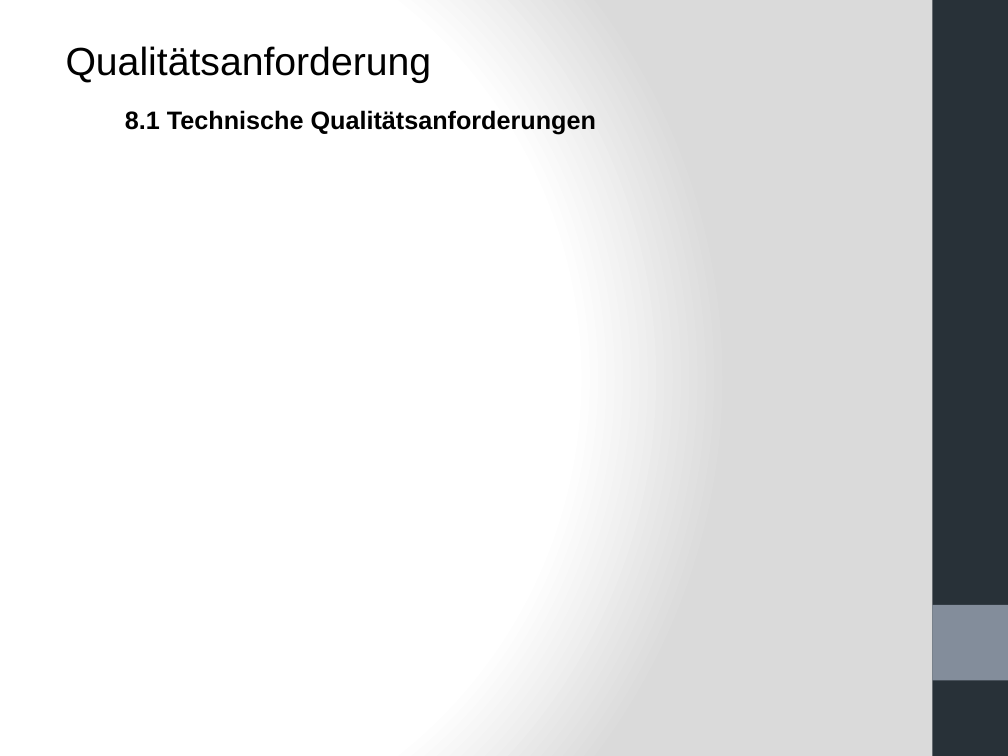
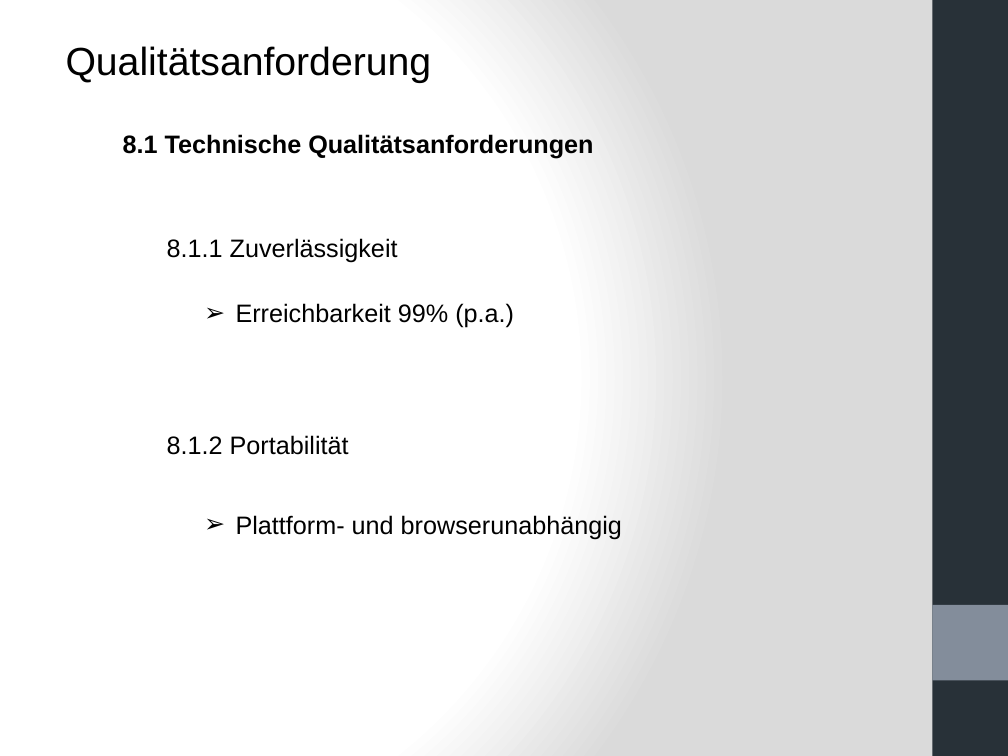
Before and after one commit to mjamaleddine/crowd-innovation, a slide deck: slide 32 of Meilenstein_3/Meilenstein3 - Pr.pptx. Drawn at 1008x756 pixels with LibreOffice and Linux fonts; fonts in the diff are those of the drawing. Boxes give left, top, right and bottom in pixels: in the first picture for what was removed or moved away, otherwise in the second. Text is boxed around its words. In the diff, an @@ line names an element or a change of style, - is before the commit and + after.

```diff
--- a/Meilenstein_3/Meilenstein3 - Pr.pptx
+++ b/Meilenstein_3/Meilenstein3 - Pr.pptx
@@ text "8.1 Technische Qualitätsanforderungen": place and size @@
-text "8.1 Technische Qualitätsanforderungen" at (125, 110, 596, 134)
+text "8.1 Technische Qualitätsanforderungen" at (123, 134, 593, 158)
@@ text added at (167, 238, 398, 263), 18 pt, text #000000 @@
+8.1.1 Zuverlässigkeit
@@ text added at (236, 303, 514, 328), 18 pt, text #000000 @@
+➢ Erreichbarkeit 99% (p.a.)
@@ text added at (167, 435, 349, 455), 18 pt, text #000000 @@
+8.1.2 Portabilität
@@ text added at (236, 515, 622, 539), 18 pt, text #000000 @@
+➢ Plattform- und browserunabhängig
```
Also in this commit, not shown: 18 other slides changed, 10 slides added, 9 slides removed.
